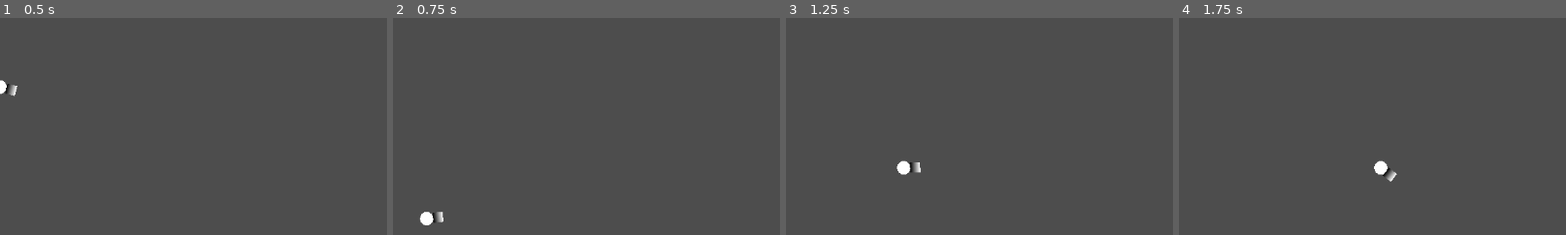
Above: before the commit, frames 1-4 (left to right).
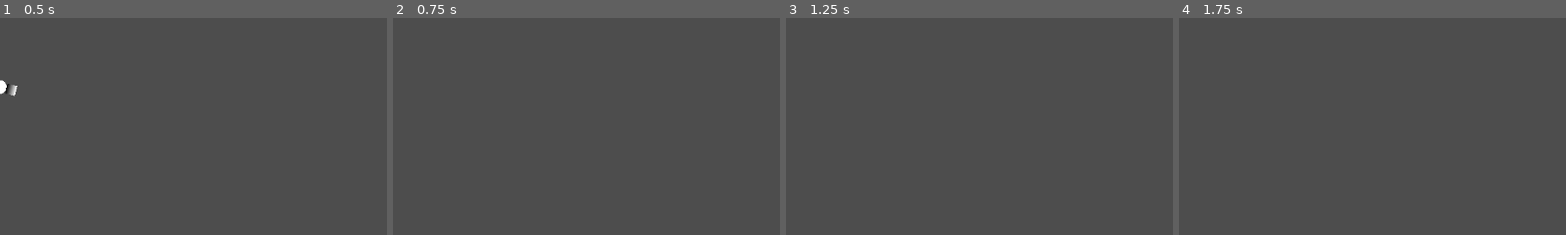
Above: after the commit, the same moments.

Repository: Clafout1s/Nature-s-Force
Game: Godot game, scene res://main.tscn
Two runs of this game, one before a commit and one after it. Both use one fixed random seed, a clock stepped at 60 frames per second and the inputs below. The engine's default icon, where the game draws it, is replaced by a stand-in: a white triangle on a blue panel in a dark square.
Inputs (mouse positions are % of the whole screen's width and height, from its top left):
- Up to frame 1 (0.5 s): no input
- Up to frame 2 (0.75 s): move the mouse to (72, 45) at 0.52 s; hold D (right) from 0.53 s (still down); right-click (72, 45) at 0.6 s
- Up to frame 3 (1.25 s): keep holding D (right); tap W (up) at 0.77 s
- Up to frame 4 (1.75 s): keep holding D (right); tap Enter at 1.25 s; move the mouse to (30, 55) at 1.27 s; right-click (30, 55) at 1.35 s; tap W (up) at 1.52 s
The pictures show only the part of the screen within x 0-50%, y 14-64%; the shares and areas given below are measured in that part.

Frame 1 is identical in both runs. In frame 2, 0.3% of the frame differs, in the area x 6-14%, y 89-96%; in frame 3, 0.3%; in frame 4, 0.3%.

Commit message:
started reworking movement by spliting burst and constant

Diff:
--- a/player.gd
+++ b/player.gd
@@ -5,7 +5,8 @@
 @export var SPEED = 250.0
 @export var GRAVITY=1500
 @export var JUMP_VELOCITY = -500.0
-@export var SHOTGUN_VELOCITY = SPEED*8
+@export var SHOTGUN_VELOCITY = SPEED*2
+
 
 var movement_list_x=[]
 var movement_list_y=[]
@@ -17,42 +18,55 @@
 # Get the gravity from the project settings to be synced with RigidBody nodes.
 var gravity = GRAVITY #ProjectSettings.get_setting("physics/2d/default_gravity")
 
+
+var x_modifier_burst = 0
+var x_modifier_constant=0
+var y_modifier_burst = 0
+var y_modifier_constant=0
+
 func _ready():
 	gun_centre_ecart=Vector2(position.x-$gun.global_position.x,position.x-$gun.global_position.x)
 
 func _physics_process(delta):
-	"""
-	velocity=Vector2(-cos(angle), -sin(angle))*actual_shot_velocity
-	var angle=position.angle_to_point(get_global_mouse_position())
-	if Input.is_action_just_pressed("down") and not is_on_floor():
-	"""
+
 	rotate_gun()
-	var x_modifier = 0
-	var y_modifier = 0
+
+
 	dash_input()
+	shotgun_input()
+
+
 	var to_apply_x=return_apply_regular_burst(movement_list_x)
 	var to_apply_y=return_apply_regular_burst(movement_list_y)
 
-	x_modifier+=return_horizontal_input()
-	y_modifier+=return_jump_input()
+	x_modifier_constant=return_horizontal_input()
+	y_modifier_burst+=return_jump_input()
+	y_modifier_constant+=gravity*delta
 	for elex in to_apply_x:
-		x_modifier+=elex
-	for eley in to_apply_x:
-		x_modifier+=eley
-	apply_vertical_velocity(delta,y_modifier)
-	apply_horizontal_velocity(delta,x_modifier)
+		x_modifier_burst+=elex
+	for eley in to_apply_y:
+		y_modifier_burst+=eley
+	apply_vertical_velocity(y_modifier_constant,y_modifier_burst)
+	apply_horizontal_velocity(x_modifier_constant,x_modifier_burst)
 	move_and_slide()
 
-func apply_horizontal_velocity(delta, modifier):
-	velocity.x =modifier
-	if modifier ==0 and movement_list_x==[]:
-		velocity.x = move_toward(velocity.x, 0, SPEED)
+func apply_horizontal_velocity(modifier_constant, modifier_burst):
+	velocity.x = modifier_constant + modifier_burst
 
-func apply_vertical_velocity(delta,modifier=1):
-	if not is_on_floor():
-		velocity.y += gravity * delta + modifier
-	elif modifier<0:
-		velocity.y+=modifier
+	if modifier_burst == 0:
+		velocity.x = move_toward(modifier_constant, 0, SPEED)
+	else:
+		modifier_burst=0
+		print(x_modifier_burst)
+
+func apply_vertical_velocity(modifier_constant, modifier_burst):
+
+	velocity.y = modifier_constant + modifier_burst
+	if modifier_burst == 0:
+		velocity.x = move_toward(modifier_constant, 0, SPEED)
+	else:
+		modifier_burst=0
+		print(x_modifier_burst)
 
 func return_horizontal_input():
 	var direction = Input.get_axis("left", "right")
@@ -80,7 +94,6 @@
 		activator=true
 
 func return_apply_regular_burst(movement_list):
-	print(movement_list)
 	var final_list=[]
 	for ele in movement_list:
 		var value = ele[2]
@@ -97,6 +110,15 @@
 		if thing in ele:
 			return ele
 	return null
+
+func shotgun_input():
+	if Input.is_action_just_pressed("action2"):
+
+		var angle=position.angle_to_point(get_global_mouse_position())
+		regular_burst_launch("shotgun_x",-cos(angle)*SHOTGUN_VELOCITY,shotgun_activator,8,movement_list_x)
+		regular_burst_launch("shotgun_y",-sin(angle)*SHOTGUN_VELOCITY,shotgun_activator,8,movement_list_y)
+
+
 """
 func apply_shotgun_physics():
 	if Input.is_action_just_pressed("action2"):
